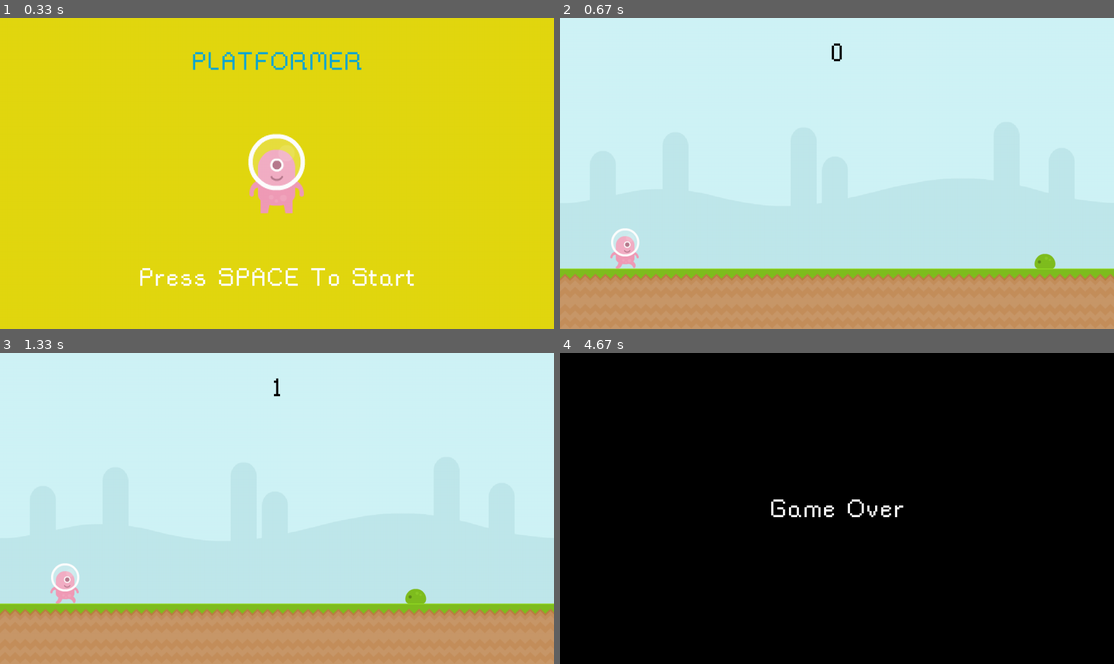
Above: before the commit, frames 1-4 (two rows, left to right).
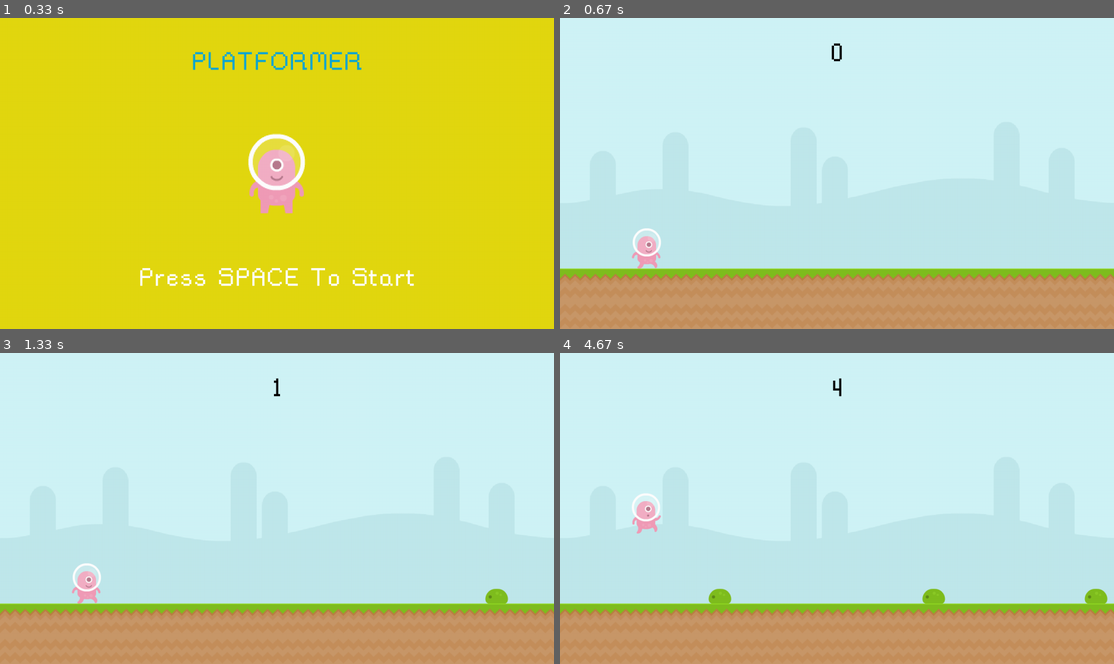
Above: after the commit, the same moments.

Repository: KunalG-Zol/PyGame-Platformer
Game: pygame game, started from game.py
Two runs of this game, one before a commit and one after it. Both use one fixed random seed, a clock stepped at 60 frames per second and the inputs below.
Inputs:
- Up to frame 1 (0.33 s): no input
- Up to frame 2 (0.67 s): tap Space at 0.33 s
- Up to frame 3 (1.33 s): no input
- Up to frame 4 (4.67 s): tap Space at 2.17, 2.57, 2.87, 3.4, 3.7, 3.9, 4.2, 4.47 s

Frame 1 is identical in both runs. In frame 2, 0.9% of the frame differs, in the area x 9-90%, y 67-81%; in frame 3, 1.1%; in frame 4, 100%, in the area x 0-100%, y 0-100%.

Commit message:
third-commit

Diff:
--- a/game.py
+++ b/game.py
@@ -5,10 +5,46 @@
 
 # Display Score
 def display_score():
-    current_time = int((int(pygame.time.get_ticks())) / 1000)
+    current_time = int((pygame.time.get_ticks()) / 1000)
     score_surface = font.render(f'{current_time}', False, 'Black')
     score_rect = score_surface.get_rect(center=(640, 80))
     screen.blit(score_surface, score_rect)
+
+
+def player_animation():
+    global player_surf, player_index
+    if player_rect.bottom < 580:
+        player_surf = player_jump
+    else:
+        player_index += 0.1
+        if player_index >= len(player_walk):
+            player_index = 0
+        player_surf = player_walk[int(player_index)]
+
+
+def enemy_movement(enemy_list):
+    if enemy_list:
+        for enemy_rect in enemy_list:
+            enemy_rect.x -= 4
+
+            if enemy_rect.bottom == 580:
+                screen.blit(slime_surface, enemy_rect)
+            else:
+                screen.blit(bat_surface, enemy_rect)
+
+        enemy_list = [enemy for enemy in enemy_list if enemy.x > 0]
+
+        return enemy_list
+    else:
+        return []
+
+
+def collision(player, enemy_list):
+    if enemy_list:
+        for enemy in enemy_list:
+            if player.colliderect(enemy):
+                return False
+    return True
 
 
 # Main
@@ -28,13 +64,39 @@
 background = pygame.transform.scale(background, (1280, 720))
 ground = pygame.image.load('Graphics/Main/Environment/Ground.png')
 
+# Enemy Timer
+enemy_timer = pygame.USEREVENT + 1
+pygame.time.set_timer(enemy_timer, 900)
+
+slime_animation_timer = pygame.USEREVENT + 2
+pygame.time.set_timer(slime_animation_timer, 500)
+
+bat_animation_timer = pygame.USEREVENT + 3
+pygame.time.set_timer(bat_animation_timer, 300)
+
 # Enemies
-slime_surface = pygame.image.load('Graphics/Main/Enemies/Slime/slimeGreen.png').convert_alpha()
-slime_rect = slime_surface.get_rect(midbottom=(1200, 580))
+slime_frame_1 = pygame.image.load('Graphics/Main/Enemies/Slime/slimeGreen.png').convert_alpha()
+slime_frame_2 = pygame.image.load('Graphics/Main/Enemies/Slime/slimeGreen_walk.png').convert_alpha()
+slime_frames = [slime_frame_1, slime_frame_2]
+slime_frame_index = 0
+slime_surface = slime_frames[slime_frame_index]
+
+bat_frame_1 = pygame.image.load('Graphics/Main/Enemies/Bat/bat.png').convert_alpha()
+bat_frame_2 = pygame.image.load('Graphics/Main/Enemies/Bat/bat_fly.png').convert_alpha()
+bat_frames = [bat_frame_1, bat_frame_2]
+bat_frame_index = 0
+bat_surface = bat_frames[bat_frame_index]
+
+enemy_rect_list = []
 
 # Player
-player_surface = pygame.image.load('Graphics/Main/Player/alienPink_walk1.png').convert_alpha()
-player_rect = player_surface.get_rect(midbottom=(150, 580))
+player_walk_1 = pygame.image.load('Graphics/Main/Player/alienPink_walk1.png').convert_alpha()
+player_walk_2 = pygame.image.load('Graphics/Main/Player/alienPink_walk2.png').convert_alpha()
+player_walk = [player_walk_1, player_walk_2]
+player_jump = pygame.image.load('Graphics/Main/Player/alienPink_jump.png').convert_alpha()
+player_index = 0
+player_surf = player_walk[player_index]
+player_rect = player_surf.get_rect(midbottom=(200, 580))
 player_gravity = 0
 
 # Start Screen
@@ -63,6 +125,12 @@
             if event.key == pygame.K_SPACE and not game_start:
                 game_start = True
 
+        if event.type == enemy_timer and game_active and game_start:
+            if random.randint(0, 2):
+                enemy_rect_list.append(slime_surface.get_rect(bottomright=(random.randint(1300, 1400), 580)))
+            else:
+                enemy_rect_list.append(bat_surface.get_rect(midbottom=(random.randint(1300, 1400), 400)))
+
     if game_active:
         if not game_start:
             screen.fill((227, 216, 16))
@@ -71,24 +139,39 @@
             screen.blit(press_space, press_space_rect)
 
         if game_start:
+            for event in pygame.event.get():
+                if event.type == slime_animation_timer:
+                    if slime_frame_index == 0:
+                        slime_frame_index = 1
+                    else:
+                        slime_frame_index = 0
+                    slime_surface = slime_frames[slime_frame_index]
+
+                if event.type == bat_animation_timer:
+                    if bat_frame_index == 0:
+                        bat_frame_index = 1
+                    else:
+                        bat_frame_index = 0
+                    bat_surface = bat_frames[bat_frame_index]
+
+            player_animation()
+            game_active = collision(player_rect, enemy_rect_list)
             screen.blit(background, (0, 0))
             screen.blit(ground, (0, 580))
             display_score()
-            slime_rect.x -= 4
-            if slime_rect.left < -50: slime_rect.x = 1300
-            screen.blit(slime_surface, slime_rect)
+            enemy_movement(enemy_rect_list)
 
             player_gravity += 1
             player_rect.y += player_gravity
             if player_rect.bottom >= 580:
                 player_rect.bottom = 580
 
-            screen.blit(player_surface, player_rect)
+            enemy_rect_list = enemy_movement(enemy_rect_list)
 
-            if slime_rect.colliderect(player_rect):
-                game_active = False
+            screen.blit(player_surf, player_rect)
 
     else:
+        enemy_rect_list.clear()
         screen.fill('Black')
         screen.blit(game_over, game_over_rect)
 
